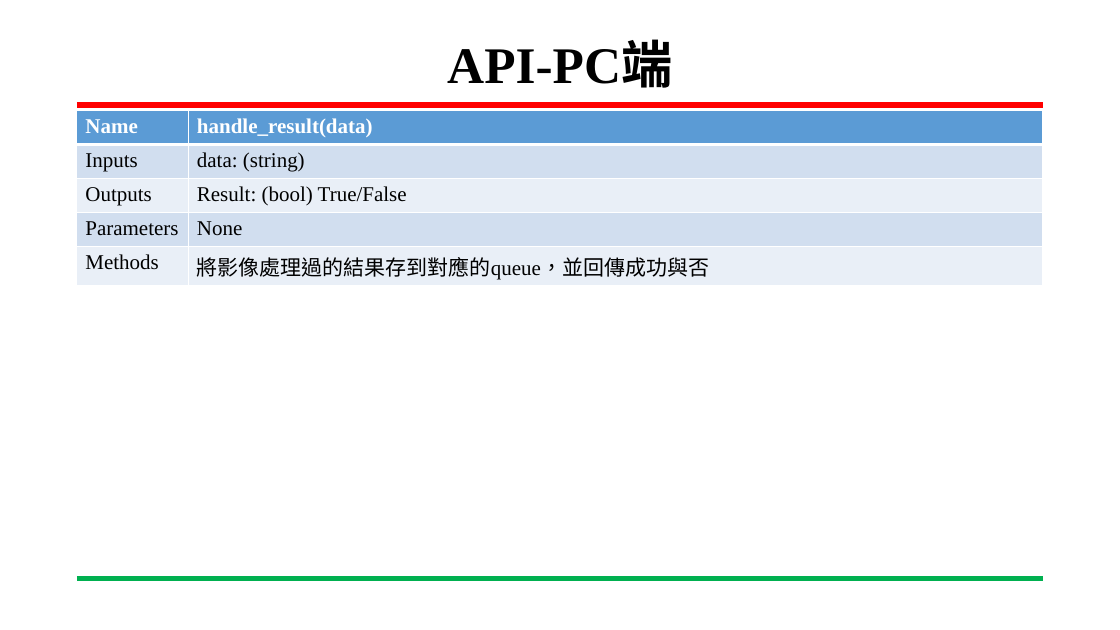
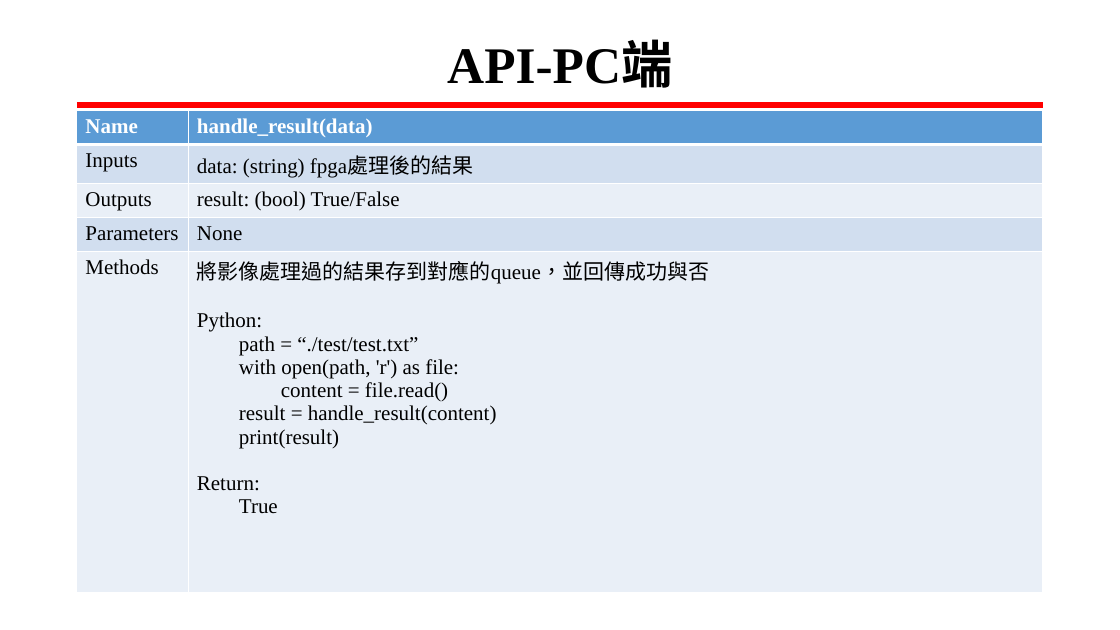
Before and after one commit to San-Zero/SOC_design_final_2023, a slide deck: slide 21 of documents/SOC_design_final.pptx (slide 15 before the commit). Drawn at 1120x630 pixels with LibreOffice and Linux fonts; fonts in the diff are those of the drawing; background and template pictures are left out. Boxes give left, top, right and bottom in pixels: in the first picture for what was removed or moved away, otherwise in the second. Text is boxed around its words. In the diff, an @@ line names an element or a change of style, - is before the commit and + after.

```diff
--- a/documents/SOC_design_final.pptx
+++ b/documents/SOC_design_final.pptx
@@ table at (77,110,1044,607) @@
-row 2, column 2: data: (string)
+row 2, column 2: data: (string) fpga處理後的結果
-row 3, column 2: Result: (bool) True/False
+row 3, column 2: result: (bool) True/False
-row 5, column 2: 將影像處理過的結果存到對應的queue，並回傳成功與否
+row 5, column 2: 將影像處理過的結果存到對應的queue，並回傳成功與否 / Python: / path = “./test/test.txt” / with open(path, 'r') as file: / content = file.read() / result = handle_result(content) / print(result) / Return: / True
```
Also in this commit, not shown: 11 other slides changed, 8 slides added, 1 slide removed, 2 other files.
